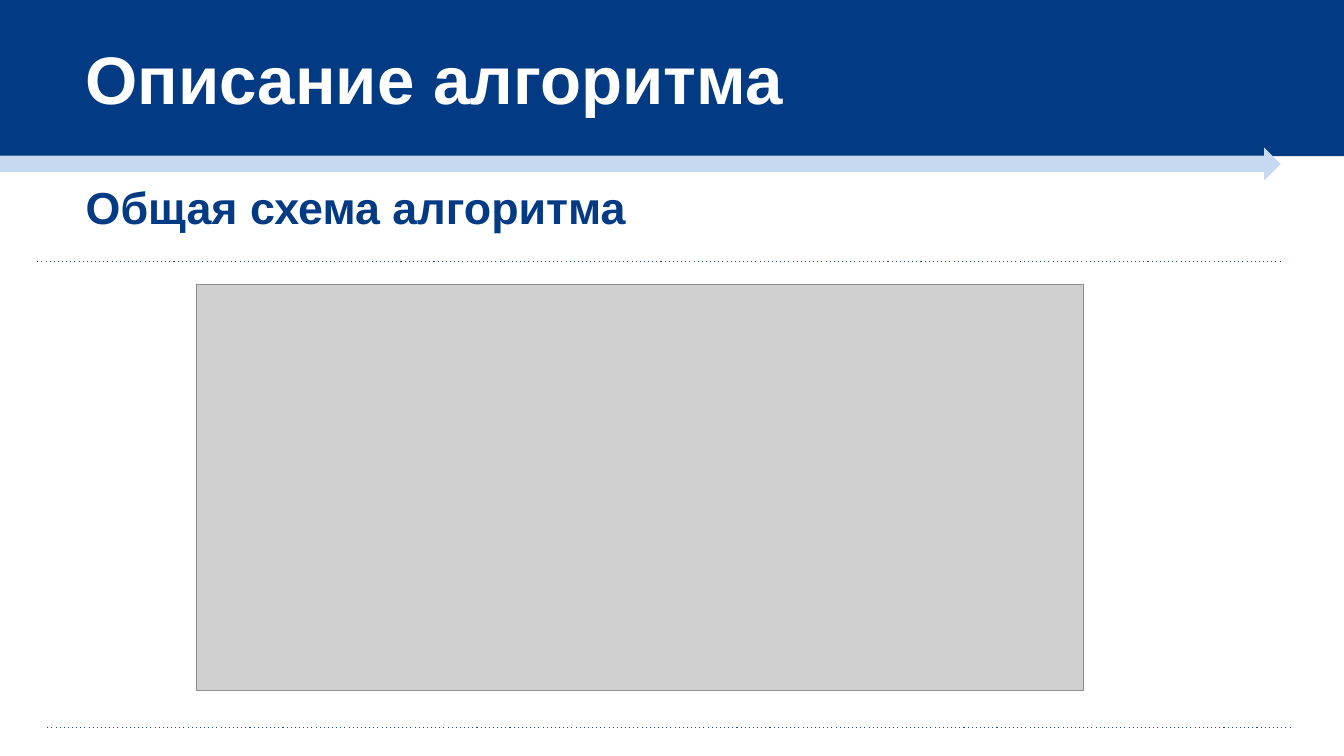
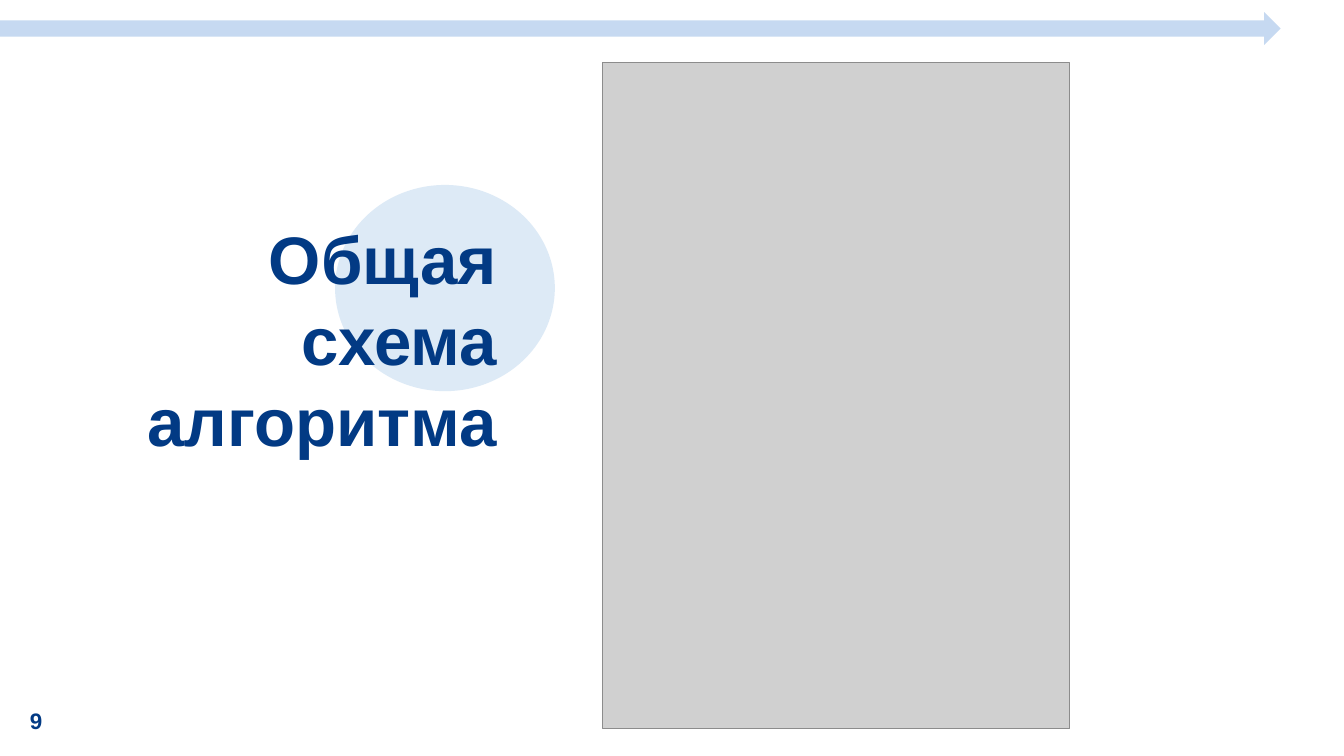
Before and after one commit to evgeniya-f/blossom, a slide deck: slide 9 of Алгоритм сжатия цветков.pptx. Drawn at 1344x756 pixels with LibreOffice and Linux fonts; fonts in the diff are those of the drawing; grey boxes stand for pictures. Boxes give left, top, right and bottom in pixels: in the first picture for what was removed or moved away, otherwise in the second. Text is boxed around its words. In the diff, an @@ line names an element or a change of style, - is before the commit and + after.

```diff
--- a/Алгоритм сжатия цветков.pptx
+++ b/Алгоритм сжатия цветков.pptx
@@ right arrow: place and size @@
-right arrow at [0,147,1280,180]
+right arrow at [0,12,1280,45]
@@ rectangle removed at [0,0,1344,156] @@
@@ picture added at [603,63,1070,729] @@
@@ ellipse added at [335,185,555,391], fill #BBD6EE at 49% opacity @@
@@ text at [147,234,497,458]: text changed; size 32 to 48 pt @@
-Общая схема алгоритма
+Общая
+схема
+алгоритма
@@ line removed from (1280, 262) to (36, 262) @@
@@ picture removed at [197,284,1084,690] @@
@@ text added at [30,713,42,729], 16 pt, text #023A84, bold @@
+9
@@ line removed from (1291, 728) to (46, 728) @@
```
Also in this commit, not shown: 8 other slides changed, 2 slides added, 1 other file.
